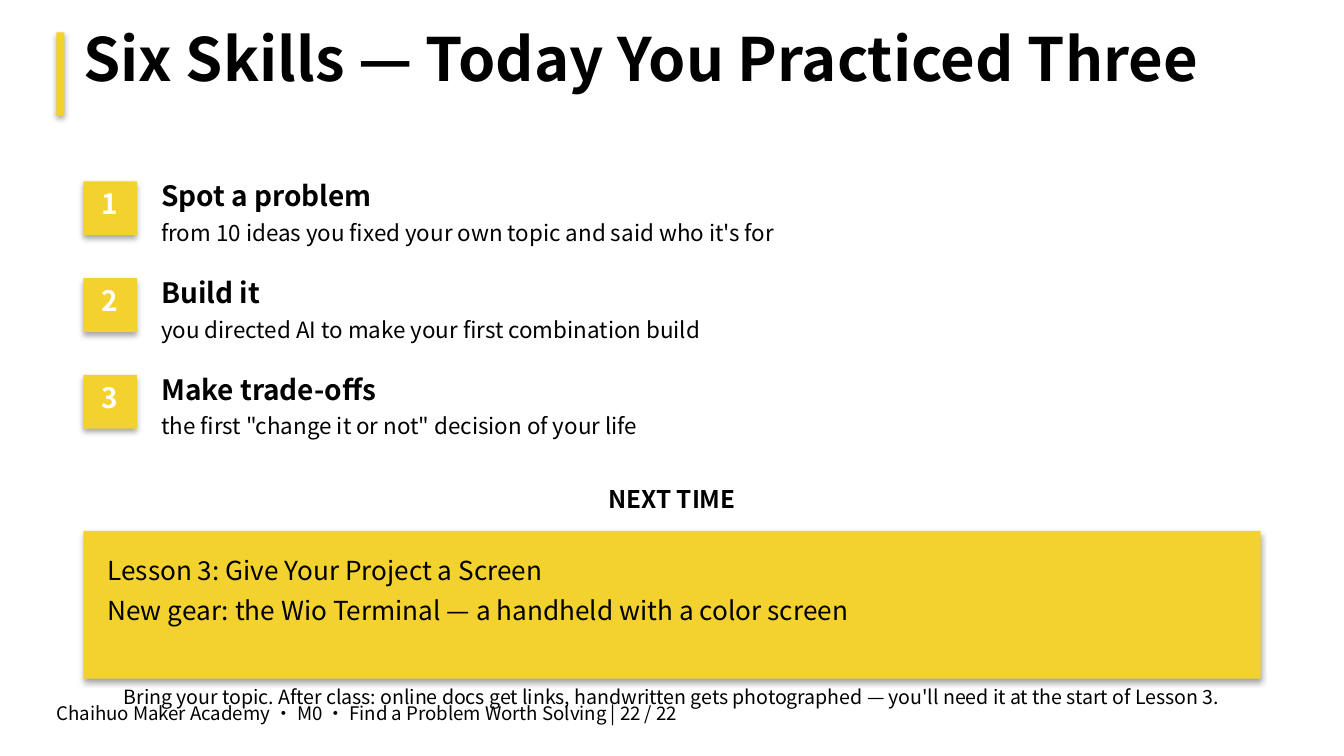
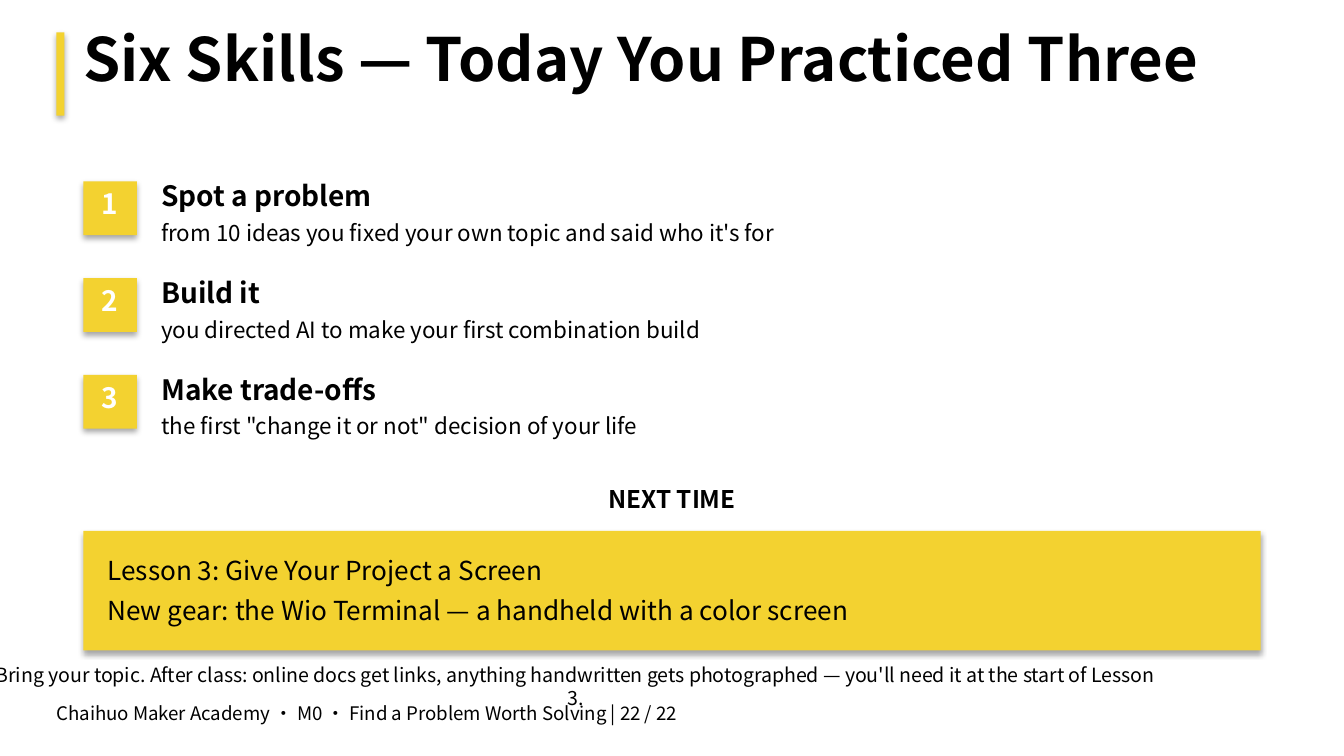
Before and after one commit to mouseart2025/courses-M0, a slide deck: slide 22 of en/03_Deliverables/PPTX/M0_EN_Deck_CFG-5_Lesson02_FindAProblemWorthSolving_v1.pptx. Drawn at 1344x756 pixels with LibreOffice and Linux fonts; fonts in the diff are those of the drawing. Boxes give left, top, right and bottom in pixels: in the first picture for what was removed or moved away, otherwise in the second. Text is boxed around its words. In the diff, an @@ line names an element or a change of style, - is before the commit and + after.

```diff
--- a/en/03_Deliverables/PPTX/M0_EN_Deck_CFG-5_Lesson02_FindAProblemWorthSolving_v1.pptx
+++ b/en/03_Deliverables/PPTX/M0_EN_Deck_CFG-5_Lesson02_FindAProblemWorthSolving_v1.pptx
@@ rectangle: place and size @@
-rectangle at [83, 531, 1261, 679]
+rectangle at [83, 531, 1261, 650]
@@ text at [0, 666, 1154, 687]: text changed @@
-Bring your topic. After class: online docs get links, handwritten gets photographed — you'll need it at the start of Lesson 3.
+Bring your topic. After class: online docs get links, anything handwritten gets photographed — you'll need it at the start of Lesson 3.
```
Also in this commit, not shown: 3 other slides changed, 27 other files.
